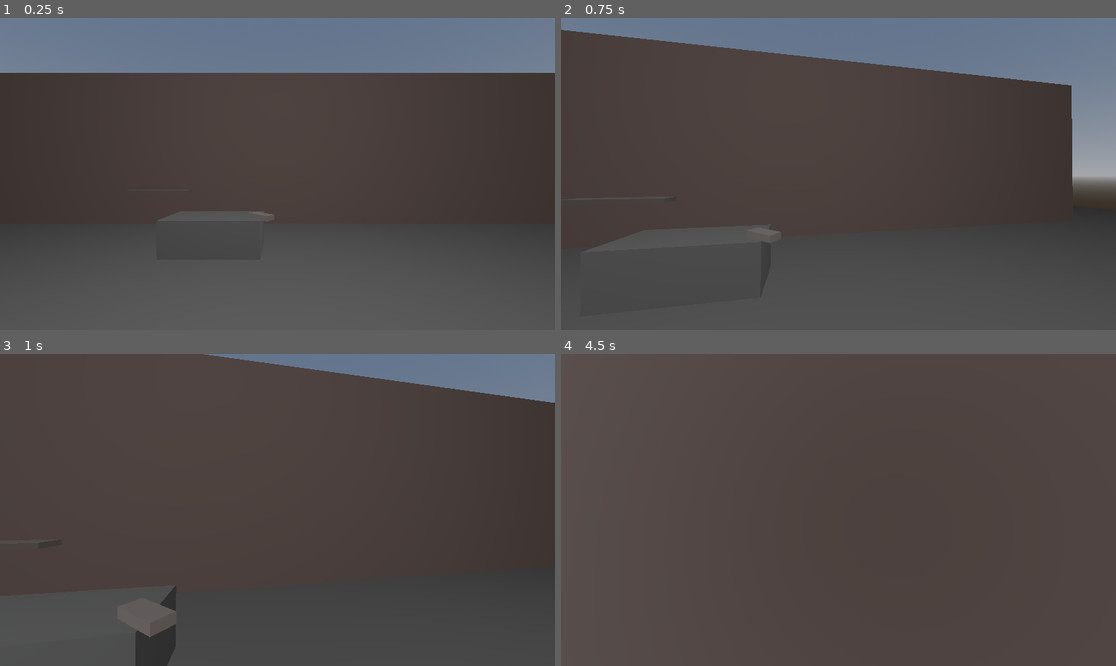
Above: before the commit, frames 1-4 (two rows, left to right).
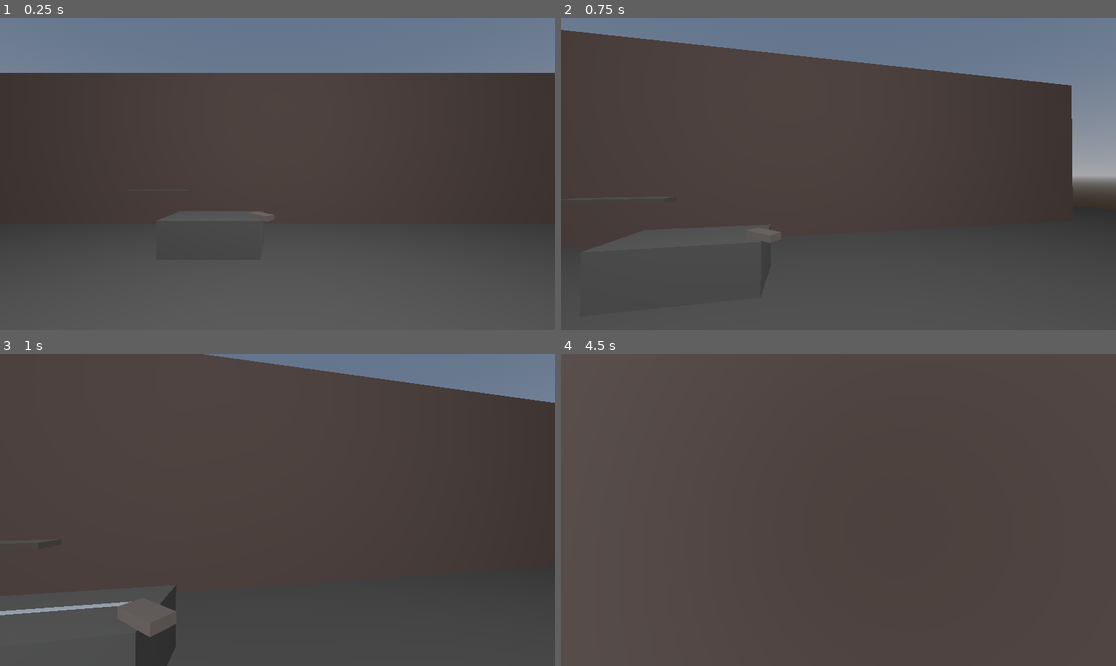
Above: after the commit, the same moments.

Repository: FlstTrnshd/Forgelord
Game: Godot game, scene res://main.tscn
Same seed, same stepped clock (60 frames per second), same inputs: the game is played once before the commit and once after it.
Inputs (mouse positions are in pixels of both pictures, inside the frame that each line leads up to):
- Up to frame 1 (0.25 s): no input
- Up to frame 2 (0.75 s): tap Enter at 0.5 s; move the mouse to (866, 174) at 0.52 s; press the mouse at (866, 174) at 0.53 s; hold W (move_forward) from 0.53 s (still down)
- Up to frame 3 (1 s): keep holding W (move_forward); tap Tab (tab) at 0.8 s
- Up to frame 4 (4.5 s): keep holding W (move_forward); move the mouse to (810, 510) at 1.27 s; release the mouse at (810, 510) at 1.28 s; tap Tab (tab) at 1.35, 2.3, 2.85, 3.8, 4.35 s; click (810, 510) at 1.55 s; tap Space at 2, 3.5 s; move the mouse to (849, 503) at 2.02 s; press the mouse at (849, 503) at 2.03 s; tap Enter at 2.75, 4.25 s; move the mouse to (832, 516) at 2.77 s; release the mouse at (832, 516) at 2.78 s; click (832, 516) at 3.05 s; move the mouse to (877, 513) at 3.52 s; press the mouse at (877, 513) at 3.53 s; move the mouse to (794, 506) at 4.27 s; release the mouse at (794, 506) at 4.28 s

Frames 1-2 are identical in both runs. In frame 3, 0.3% of the frame differs, in the area x 0-24%, y 79-84%; in frame 4, less than 0.1%.
Error after the commit: Cannot call method 'get_first_node_in_group' on a null value. (res://hammer.gd:3)

Commit message:
Mesh Instancing Created

Diff:
--- a/Player.tscn
+++ b/Player.tscn
@@ -26,4 +26,4 @@
 collision_mask = 2
 
 [node name="Hand_Position" type="Marker3D" parent="Camera3D" unique_id=1242661301]
-transform = Transform3D(0.2, 0, 0, 0, 0.2, 0, 0, 0, 0.2, 0.2325941, -0.47796485, -0.6144854)
+transform = Transform3D(0.2, 0, 0, 0, 0.2, 0, 0, 0, 0.2, 0.52927744, -0.47796485, -0.6144854)
--- /dev/null
+++ b/Weapon.tscn
@@ -0,0 +1,15 @@
+[gd_scene format=3 uid="uid://bfjs2xkxnh5bi"]
+
+[ext_resource type="Script" uid="uid://v2pweu0cf35b" path="res://weapon.gd" id="1_amow5"]
+
+[sub_resource type="BoxShape3D" id="BoxShape3D_ab8f4"]
+size = Vector3(0.5, 1.75, 0.1)
+
+[node name="Node3D" type="StaticBody3D" unique_id=694019533 groups=["Weapon"]]
+transform = Transform3D(0.5, 0, 0, 0, 0.5, 0, 0, 0, 0.5, 0, 0, 0)
+script = ExtResource("1_amow5")
+type = "Weapon"
+
+[node name="CollisionShape3D" type="CollisionShape3D" parent="." unique_id=617422313]
+transform = Transform3D(1, 0, 0, 0, 1, 0, 0, 0, 1, 0, 0.20501956, 0)
+shape = SubResource("BoxShape3D_ab8f4")
--- a/hammer.gd
+++ b/hammer.gd
@@ -1,8 +1,9 @@
 extends StaticBody3D
 
+var player = get_tree().get_first_node_in_group("player")
+var anvil_view = get_tree().get_nodes_in_group("Anvil")
+
 func interact(a, b):
-	var player = get_tree().get_first_node_in_group("player")
-	var anvil_view = get_tree().get_nodes_in_group("Anvil")
 	for i in range(len(anvil_view)):
 		if anvil_view[i] is Marker3D:
 			anvil_view = anvil_view[i]
--- a/main.tscn
+++ b/main.tscn
@@ -3,6 +3,7 @@
 [ext_resource type="PackedScene" uid="uid://do5la4ot1a8rw" path="res://Forge.tscn" id="1_ig7tw"]
 [ext_resource type="PackedScene" uid="uid://cip6mpuixjlmm" path="res://Player.tscn" id="2_h2yge"]
 [ext_resource type="PackedScene" uid="uid://cy8qfplpujj1f" path="res://ingot.tscn" id="3_1bvp3"]
+[ext_resource type="PackedScene" uid="uid://bfjs2xkxnh5bi" path="res://Weapon.tscn" id="4_1bvp3"]
 
 [sub_resource type="ProceduralSkyMaterial" id="ProceduralSkyMaterial_h2yge"]
 
@@ -24,3 +25,10 @@
 [node name="CharacterBody3D" parent="." unique_id=293584092 instance=ExtResource("2_h2yge")]
 
 [node name="Node3D2" parent="." unique_id=392491796 instance=ExtResource("3_1bvp3")]
+
+[node name="Node3D3" parent="." unique_id=2127883389 instance=ExtResource("4_1bvp3")]
+transform = Transform3D(0, -1, -4.371139e-08, -4.371139e-08, -4.3711385e-08, 1, -1, 0, -4.371139e-08, -1.0905535, -0.25904658, -4.336482)
+
+[node name="StaticBody3D" parent="." unique_id=1540361304 instance=ExtResource("3_1bvp3")]
+
+[node name="StaticBody3D2" parent="." unique_id=924057098 instance=ExtResource("3_1bvp3")]
--- a/player.gd
+++ b/player.gd
@@ -23,12 +23,16 @@
 	var input = Input.get_vector("move_left", "move_right", "move_forward", "move_backwards")
 	var direction = (transform.basis * Vector3(input.x, 0, input.y)).normalized()
 
-	if direction and movable == true:
-		velocity.x = direction.x * SPEED
-		velocity.z = direction.z * SPEED
-	elif movable == true:
-		velocity.x = move_toward(velocity.x, 0, SPEED)
-		velocity.z = move_toward(velocity.z, 0, SPEED)
+	if movable:
+		if direction:
+			velocity.x = direction.x * SPEED
+			velocity.z = direction.z * SPEED
+		else:
+			velocity.x = move_toward(velocity.x, 0, SPEED)
+			velocity.z = move_toward(velocity.z, 0, SPEED)
+	else:
+		velocity.x = 0.0
+		velocity.z = 0.0
 
 	move_and_slide()
 
@@ -37,3 +41,6 @@
 		anvil_view = false
 		movable = true
 		print("Should Move Now")
+	elif event.is_action_pressed("tab"):
+		var weapon = get_tree().get_first_node_in_group("Weapon")
+		weapon.get_mesh("Greatsword", "Blade")
--- a/project.godot
+++ b/project.godot
@@ -28,6 +28,7 @@
 
 player=""
 Anvil=""
+Weapon=""
 
 [input]
 
--- a/shelf_slot_class.gd
+++ b/shelf_slot_class.gd
@@ -2,6 +2,7 @@
 extends StaticBody3D
 
 var marker
+var occupied = false
 
 func _ready():
 	marker = get_parent()
@@ -15,7 +16,7 @@
 func interact(held, item):
 	print("Yo")
 	if held == true:
-		if item.type == "ingot":
+		if item.type == "ingot" or "Weapon" and occupied == false:
 			item.reparent(self)
 			item.global_position = marker.global_position
 			item.rotation = Vector3(0, 0, 0)
@@ -23,6 +24,7 @@
 			player.held = false
 			player.item_held = null
 			item.placed = true
+			occupied = true
 			var parent = self
 			while not parent is Bench or parent == get_tree().root:
 				parent = parent.get_parent()
@@ -39,3 +41,4 @@
 	if parent is Bench:
 		parent.assigned_slots -= 1
 		print(parent.assigned_slots)
+		occupied = false
--- /dev/null
+++ b/weapon.gd
@@ -0,0 +1,25 @@
+extends Interactable
+class_name Weapon
+
+const WEAPON_MESHES = ["Greatsword"]
+const MESH_PATH = "res://Weapon_Meshes/"
+
+@export var swing_speed = 0.0
+@export var swing_damage = 0.0
+@export var stab_speed = 0.0
+@export var stab_damage = 0.0
+@export var reach = 0.0
+@export var ingot_used = 0.0
+@export var tier = 0.0
+@export var weapon_type = ""
+
+func get_mesh(weapon: String, segment: String):
+	if weapon not in WEAPON_MESHES:
+		print("Kill Yourself (Sigma)")
+	var path = MESH_PATH + weapon + "/Base_" + weapon + "_" + segment + ".fbx"
+	if not ResourceLoader.exists(path):
+		print("Kill Yourself (Cuck)" + path)
+	else:
+		var instance = load(path).instantiate()
+		instance.scale = Vector3(0.5, 0.5, 0.5)
+		add_child(instance)
Renamed: Daniel_Put_Meshes_Here_And_Only_Here/GITHUB_THIS_IS_A_FILE.gd -> Weapon_Meshes/GITHUB_THIS_IS_A_FILE.gd
Renamed: Daniel_Put_Meshes_Here_And_Only_Here/GITHUB_THIS_IS_A_FILE.gd.uid -> Weapon_Meshes/GITHUB_THIS_IS_A_FILE.gd.uid
Binary file added: Weapon_Meshes/Greatsword/Base_Greatsword_Blade.fbx
Not shown, added: Weapon_Meshes/Greatsword/Base_Greatsword_Blade.fbx.import
Binary file added: Weapon_Meshes/Greatsword/Base_Greatsword_Guard.fbx
Not shown, added: Weapon_Meshes/Greatsword/Base_Greatsword_Guard.fbx.import
Binary file added: Weapon_Meshes/Greatsword/Base_Greatsword_Hilt.fbx
Not shown, added: Weapon_Meshes/Greatsword/Base_Greatsword_Hilt.fbx.import
Binary file added: Weapon_Meshes/Greatsword/Base_Greatsword_Pommel.fbx
Not shown, added: Weapon_Meshes/Greatsword/Base_Greatsword_Pommel.fbx.import
Not shown, added: Weapon_Meshes/Wep_Greatsword_Tang_ blade_prototype.blend.import
Not shown, added: weapon.gd.uid
(and 1 more such lines)
